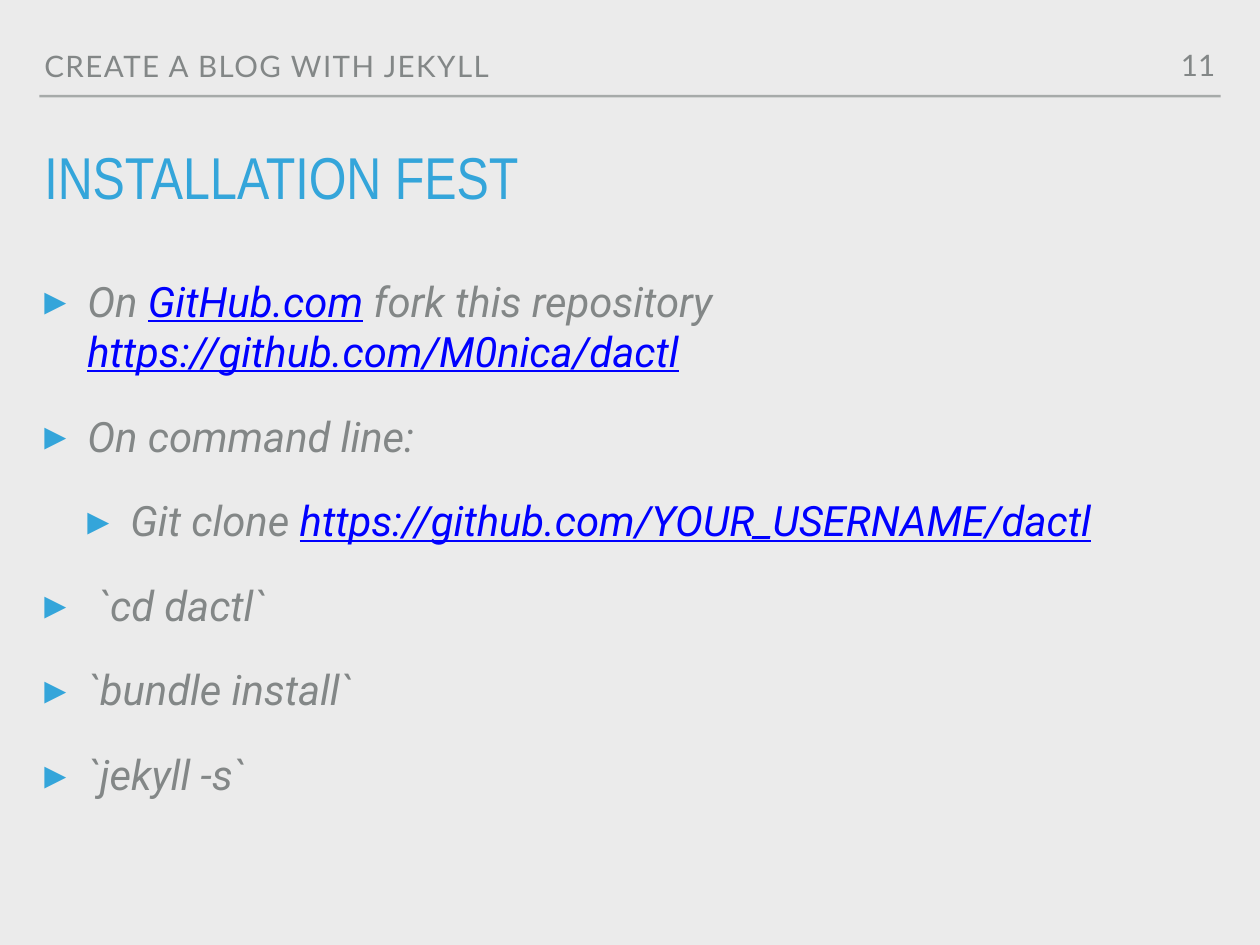
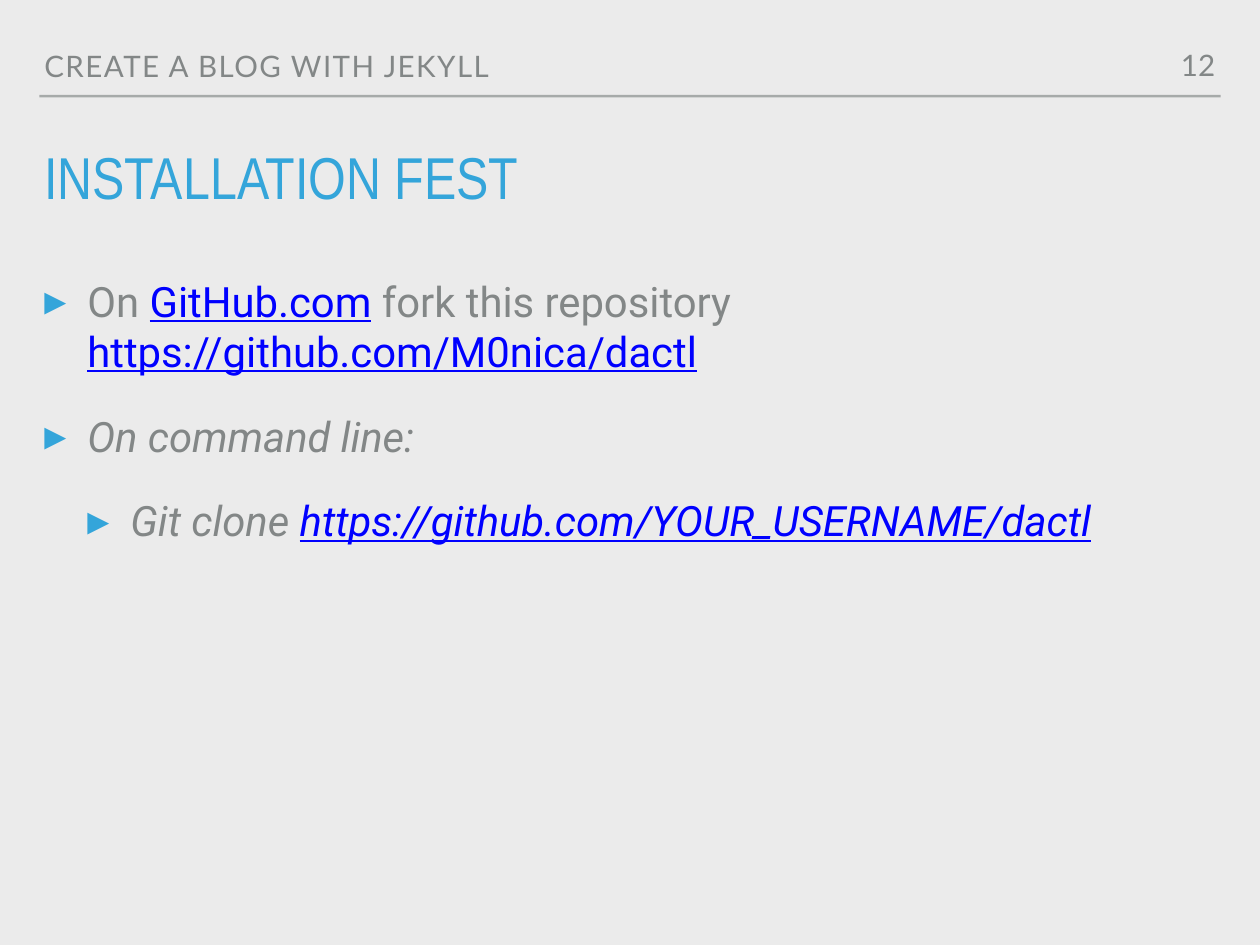
Before and after one commit to M0nica/codeland-workshop, a slide deck: slide 12 of codeland2018.pptx (slide 11 before the commit). Drawn at 1260x945 pixels with LibreOffice and Linux fonts; fonts in the diff are those of the drawing. Boxes give left, top, right and bottom in pixels: in the first picture for what was removed or moved away, otherwise in the second. Text is boxed around its words. In the diff, an @@ line names an element or a change of style, - is before the commit and + after.

```diff
--- a/codeland2018.pptx
+++ b/codeland2018.pptx
@@ page number at (1181, 55, 1215, 76): text changed @@
-11
+12
@@ text at (87, 285, 731, 376): italic off in "On GitHub.com fork this repository https://github.com/M0nica ..." @@
@@ text at (87, 590, 353, 799): paragraphs removed @@
-▸ `cd dactl`
-▸ `bundle install`
-▸ `jekyll -s`
```
Also in this commit, not shown: 6 other slides changed, 6 slides added, 1 other file.
